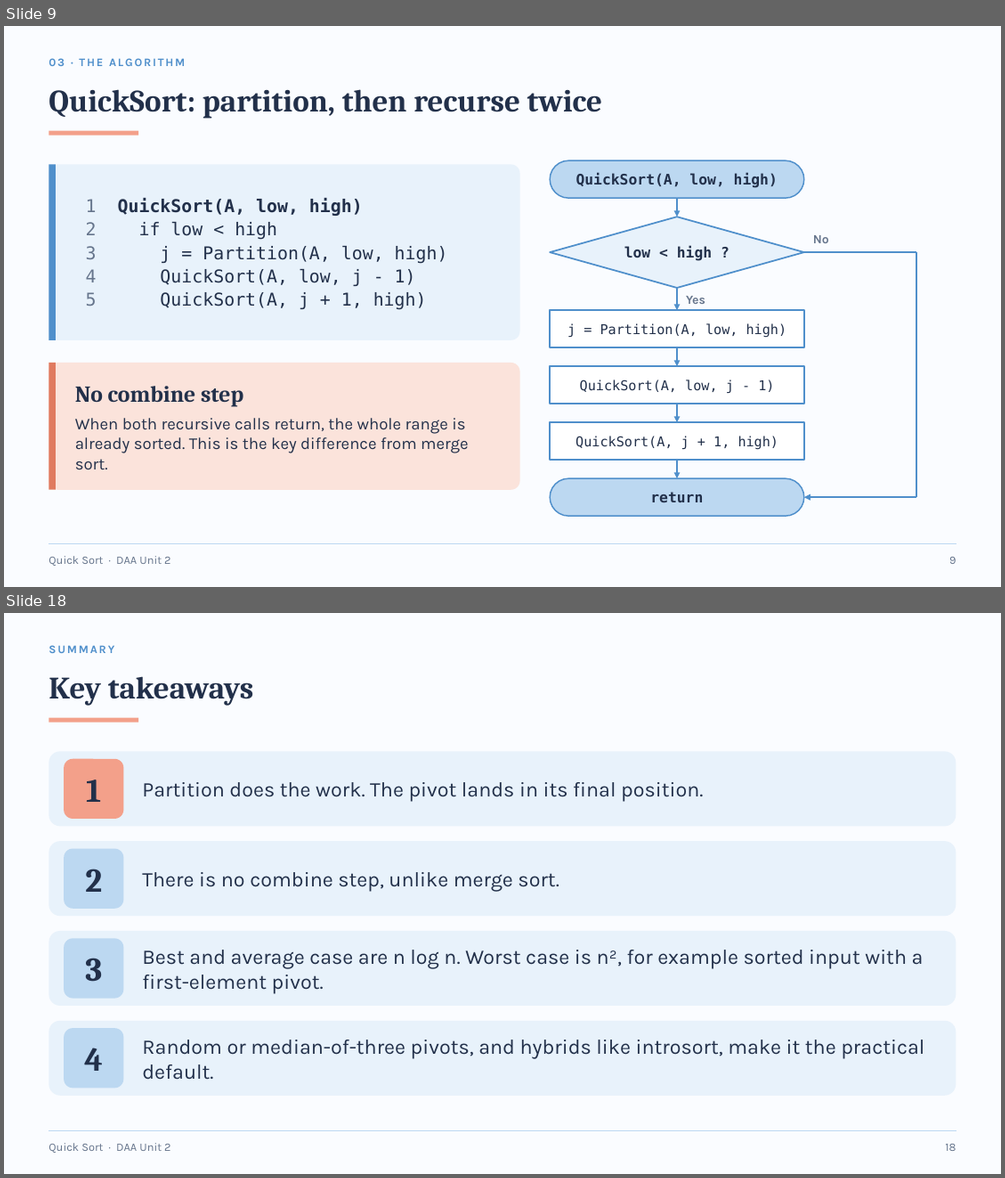
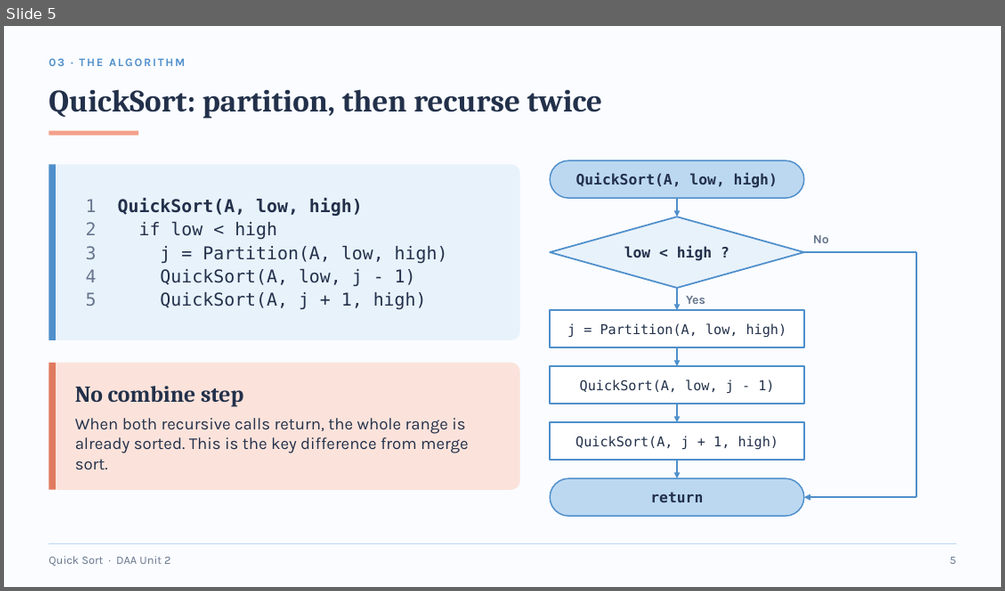
Before and after one commit to AmeyKuradeAK/DAA, a slide deck: QuickSort_DAA.pptx. Shown one above the other, each under a label of ours: slides 9 and 18 before the commit, slide 5 after it; the slides between them are not shown. The pictures are 1005x1178 and 1005x591 pixels, drawn with LibreOffice and Linux fonts; fonts in the diff are those of the drawing. Boxes give left, top, right and bottom in pixels: in the first picture for what was removed or moved away, otherwise in the second. Text is boxed around its words. In the diff, an @@ line names an element or a change of style, - is before the commit and + after.

Commit message:
Condense Quick Sort deck to 7 slides

```diff
--- a/QuickSort_DAA.pptx
+++ b/QuickSort_DAA.pptx
@@ slide 18 removed at bbox=[4, 613, 1001, 1174], background #FAFCFF @@
@@ text removed at bbox=[48, 645, 114, 653] @@
-SUMMARY
@@ title removed at bbox=[48, 676, 253, 706] @@
-Key takeaways
@@ rectangle removed at bbox=[48, 718, 138, 722] @@
@@ rounded rectangle removed at bbox=[48, 751, 956, 826] @@
@@ rounded rectangle removed at bbox=[64, 759, 123, 819] @@
-1
@@ text removed at bbox=[142, 782, 703, 802] @@
-Partition does the work. The pivot lands in its final position.
@@ rounded rectangle removed at bbox=[48, 841, 956, 916] @@
@@ rounded rectangle removed at bbox=[64, 849, 123, 908] @@
-2
@@ text removed at bbox=[142, 872, 558, 891] @@
-There is no combine step, unlike merge sort.
@@ rounded rectangle removed at bbox=[48, 931, 956, 1005] @@
@@ rounded rectangle removed at bbox=[64, 938, 123, 998] @@
-3
@@ text removed at bbox=[142, 949, 923, 993] @@
-Best and average case are n log n. Worst case is n², for example sorted input with a first-element pivot.
@@ rounded rectangle removed at bbox=[48, 1021, 956, 1095] @@
@@ rounded rectangle removed at bbox=[64, 1028, 123, 1088] @@
-4
@@ text removed at bbox=[142, 1039, 924, 1079] @@
-Random or median-of-three pivots, and hybrids like introsort, make it the practical default.
@@ line removed from (48, 1130) to (956, 1130) @@
@@ text removed at bbox=[48, 1143, 170, 1152] @@
-Quick Sort · DAA Unit 2
@@ text removed at bbox=[945, 1143, 955, 1151] @@
-18
@@ what was slide 9 is now slide 5 @@
```
Also in this commit, not shown: 5 other slides changed, 13 other slides removed, 1 other file.
